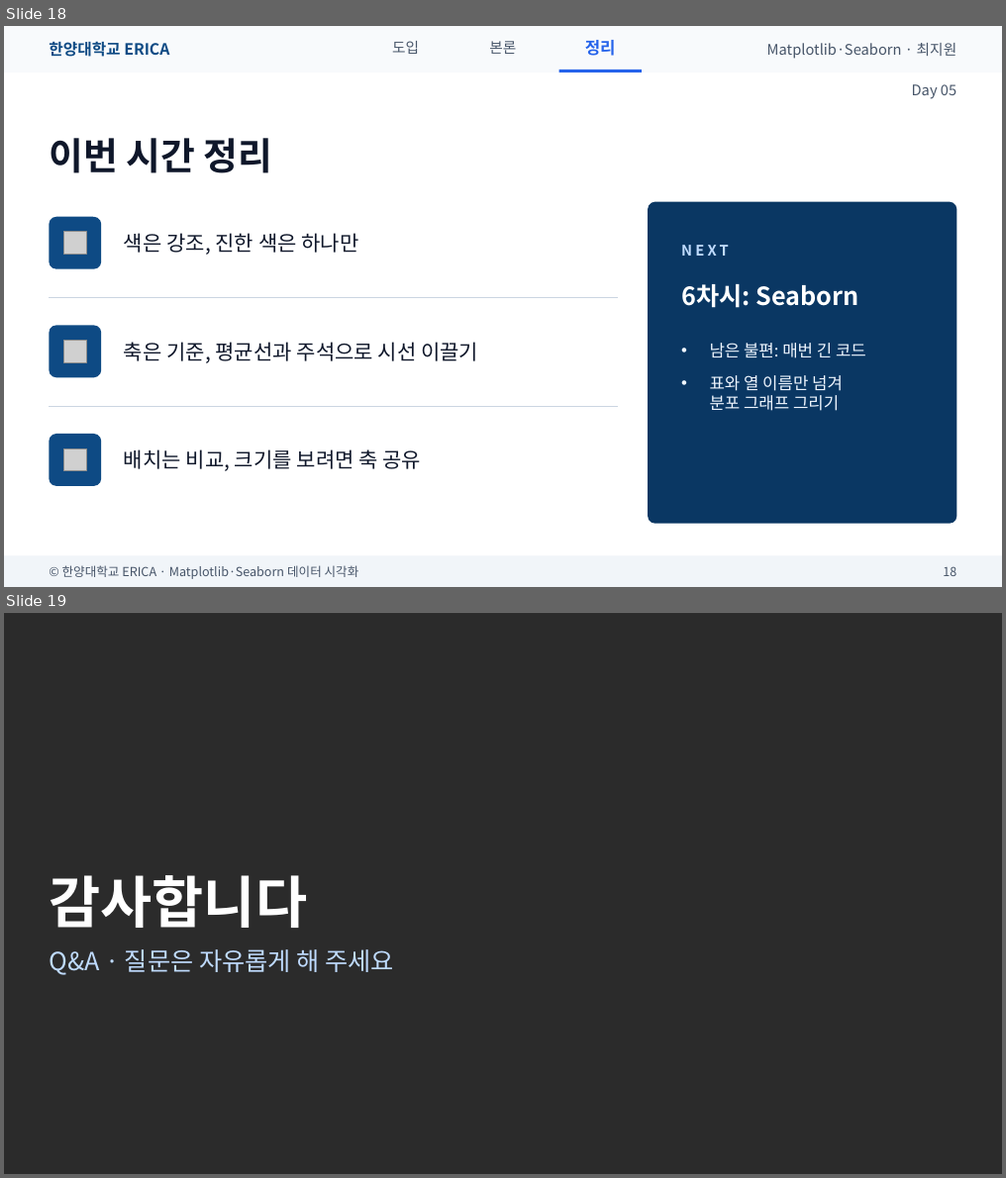
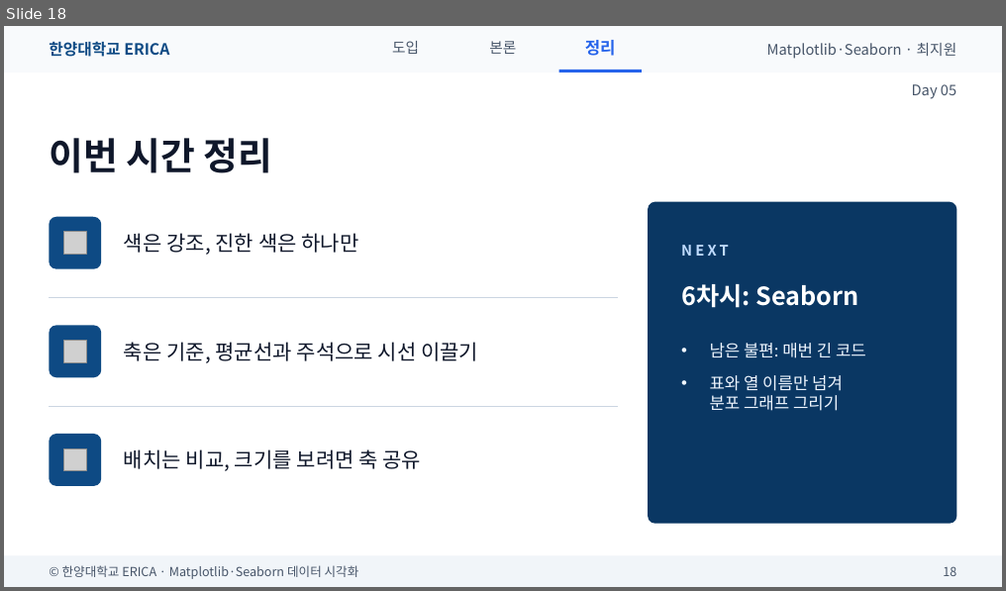
Before and after one commit to wonguwon/generate_lesson, a slide deck: materials/matplotlib-seaborn/ppt/Day05/Day05_꾸미기와여러그래프.pptx. Shown one above the other, each under a label of ours: slides 18 and 19 before the commit, slide 18 after it. The pictures are 1006x1178 and 1006x591 pixels, drawn with LibreOffice and Linux fonts; fonts in the diff are those of the drawing; grey boxes stand for pictures; background and template pictures are left out; a plain dark background stands for a picture behind light text. Boxes give left, top, right and bottom in pixels: in the first picture for what was removed or moved away, otherwise in the second. Text is boxed around its words. In the diff, an @@ line names an element or a change of style, - is before the commit and + after.

```diff
--- a/materials/matplotlib-seaborn/ppt/Day05/Day05_꾸미기와여러그래프.pptx
+++ b/materials/matplotlib-seaborn/ppt/Day05/Day05_꾸미기와여러그래프.pptx
@@ slide 19 removed at bbox=[4, 613, 1002, 1174], background picture (left out) @@
@@ title removed at bbox=[49, 875, 307, 928] @@
-감사합니다
@@ text removed at bbox=[49, 950, 394, 975] @@
-Q&A · 질문은 자유롭게 해 주세요
```
Also in this commit, not shown: 7 slides changed, 7 other files.
